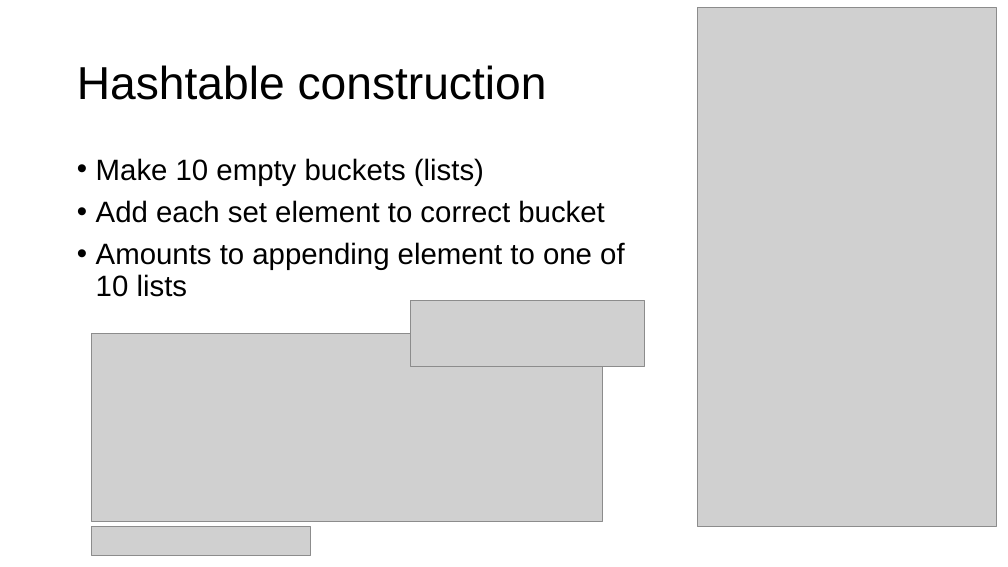
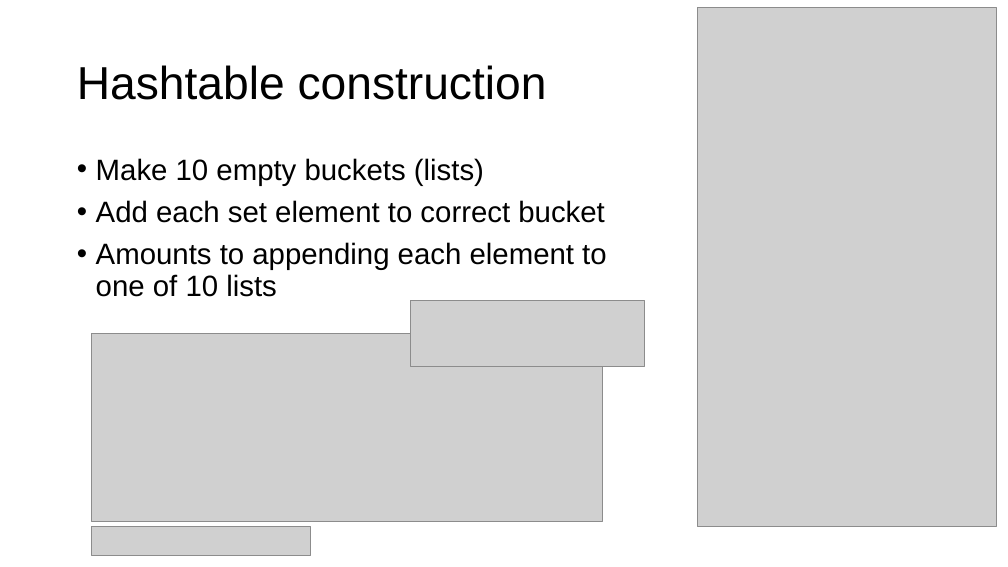
Before and after one commit to parrt/msds692, a slide deck: slide 10 of notes/hashtable.pptx. Drawn at 1008x567 pixels with LibreOffice and Linux fonts; fonts in the diff are those of the drawing; grey boxes stand for pictures; background and template pictures are left out. Boxes give left, top, right and bottom in pixels: in the first picture for what was removed or moved away, otherwise in the second. Text is boxed around its words. In the diff, an @@ line names an element or a change of style, - is before the commit and + after.

```diff
--- a/notes/hashtable.pptx
+++ b/notes/hashtable.pptx
@@ text at <box>96,242,606,297</box>: text changed @@
-• Amounts to appending element to one of 10 lists
+• Amounts to appending each element to one of 10 lists
```
Also in this commit, not shown: 11 other slides changed, 2 other files.
